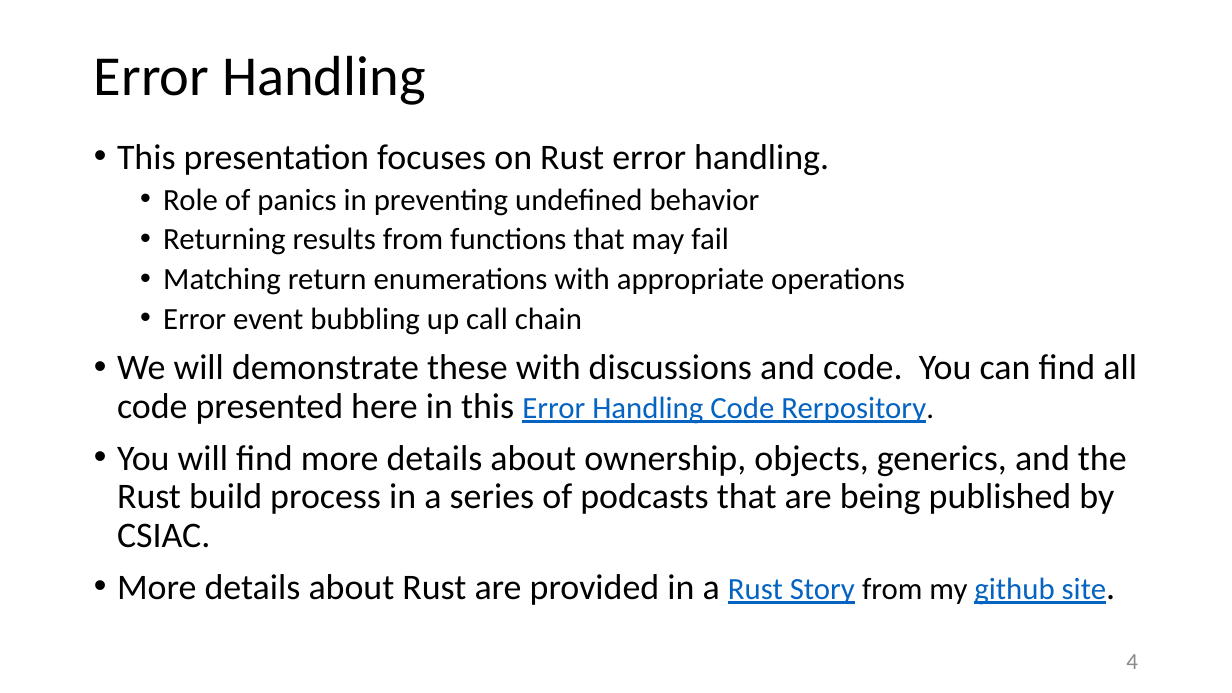
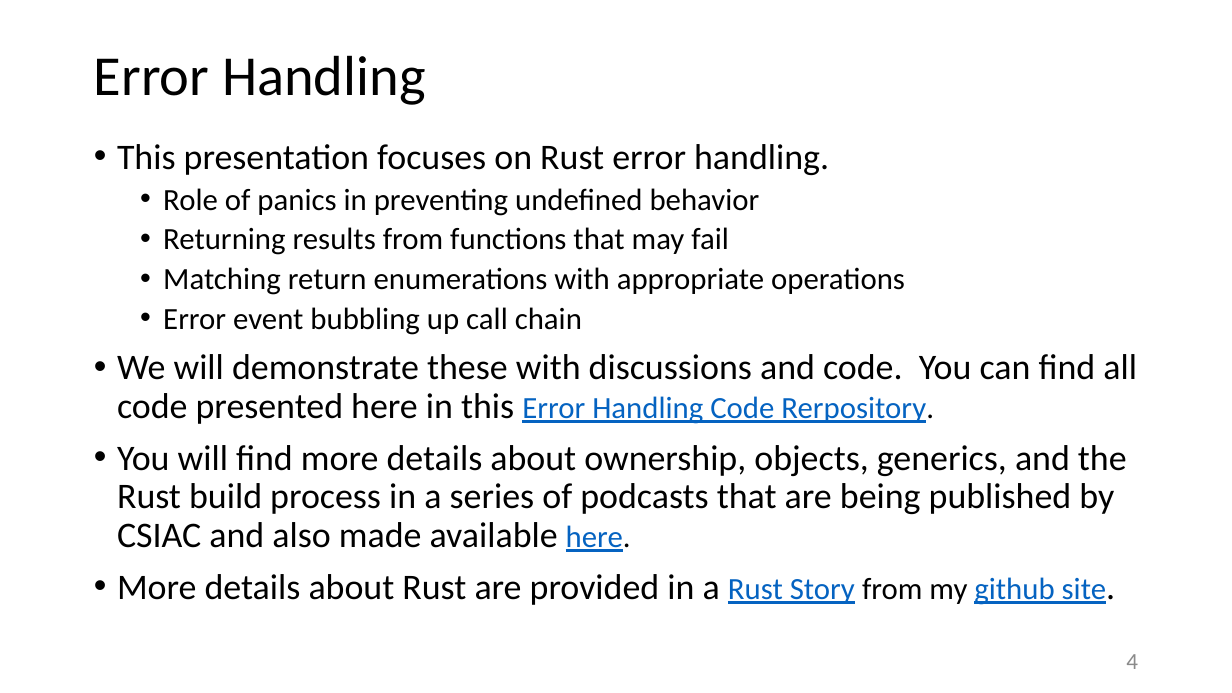
Before and after one commit to JimFawcett/JimFawcett.github.io, a slide deck: slide 4 of Resources/RustErrorHandling.pptx. Drawn at 1232x693 pixels with LibreOffice and Linux fonts; fonts in the diff are those of the drawing. Boxes give left, top, right and bottom in pixels: in the first picture for what was removed or moved away, otherwise in the second. Text is boxed around its words. In the diff, an @@ line names an element or a change of style, - is before the commit and + after.

```diff
--- a/Resources/RustErrorHandling.pptx
+++ b/Resources/RustErrorHandling.pptx
@@ text at bbox=[117, 445, 1127, 552]: text changed @@
-• You will find more details about ownership, objects, generics, and the Rust build process in a series of podcasts that are being published by CSIAC.
+• You will find more details about ownership, objects, generics, and the Rust build process in a series of podcasts that are being published by CSIAC and also made available here.
```
Also in this commit, not shown: 1 other slide changed, 1 other file.
